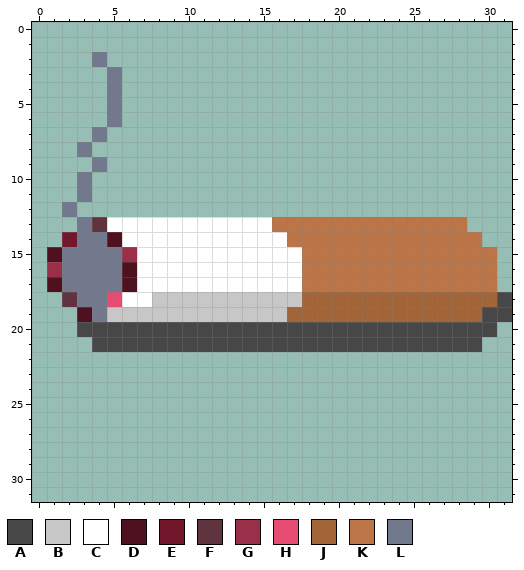
Pixel-art file -- aseprite/cigarette.aseprite. That is the earlier state.
32x32 pixels, 1 frame.
Palette (. is transparent): A #474747  B #c7c7c7  C #ffffff  D #4f101f  E #73172d  F #5f343e  G #992f48  H #e64c71  J #a16538  K #bb7547  L #73798c
Pixels before, first column x 1:
 2 ...L...........................
 3 ....L..........................
 4 ....L..........................
 5 ....L..........................
 6 ....L..........................
 7 ...L...........................
 8 ..L............................
 9 ...L...........................
10 ..L............................
11 ..L............................
12 .L.............................
13 ..LFCCCCCCCCCCCKKKKKKKKKKKKK...
14 .ELLDCCCCCCCCCCCKKKKKKKKKKKKK..
15 DLLLLGCCCCCCCCCCCKKKKKKKKKKKKK.
16 GLLLLDCCCCCCCCCCCKKKKKKKKKKKKK.
17 DLLLLDCCCCCCCCCCCKKKKKKKKKKKKK.
18 .FLLHCCBBBBBBBBBBJJJJJJJJJJJJJA
19 ..DLBBBBBBBBBBBBJJJJJJJJJJJJJAA
20 ..AAAAAAAAAAAAAAAAAAAAAAAAAAAA.
21 ...AAAAAAAAAAAAAAAAAAAAAAAAAA..
And afterwards:
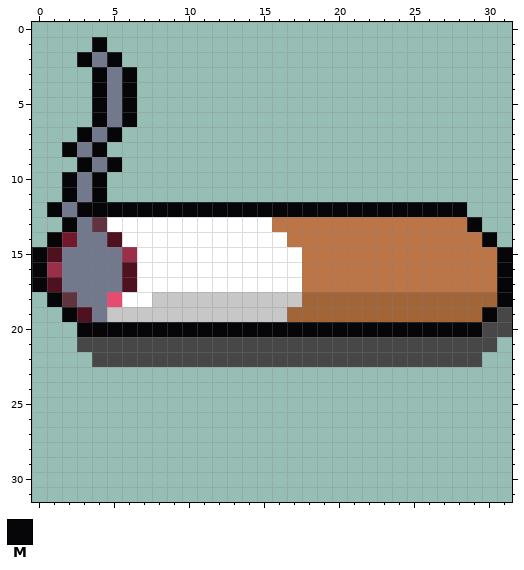
Colours new in this view: M #060608
Edits made:
{"change": "layer \"shadow\" added"}
{"where": "layers \"Layer 1\", \"shadow\""}
{"y":1,"x":4,"old":".","new":"M"}
{"y":2,"x":3,"old":".","new":"M"}
{"y":2,"x":5,"old":".","new":"M"}
{"y":3,"x":4,"old":".","new":"M"}
{"y":3,"x":6,"old":".","new":"M"}
{"y":4,"x":4,"old":".","new":"M"}
{"y":4,"x":6,"old":".","new":"M"}
{"y":5,"x":4,"old":".","new":"M"}
{"y":5,"x":6,"old":".","new":"M"}
{"y":6,"x":4,"old":".","new":"M"}
{"y":6,"x":6,"old":".","new":"M"}
{"y":7,"x":3,"old":".","new":"M"}
{"y":7,"x":5,"old":".","new":"M"}
{"y":8,"x":2,"old":".","new":"M"}
{"y":8,"x":4,"old":".","new":"M"}
{"y":9,"x":3,"old":".","new":"M"}
{"y":9,"x":5,"old":".","new":"M"}
{"y":10,"x":2,"old":".","new":"M"}
{"y":10,"x":4,"old":".","new":"M"}
{"y":11,"x":2,"old":".","new":"M"}
{"y":11,"x":4,"old":".","new":"M"}
{"y":12,"x":1,"old":".","new":"M"}
{"y":12,"x":3,"old":"..........................","new":"MMMMMMMMMMMMMMMMMMMMMMMMMM"}
{"y":13,"x":2,"old":".","new":"M"}
{"y":13,"x":29,"old":".","new":"M"}
{"y":14,"x":1,"old":".","new":"M"}
{"y":14,"x":30,"old":".","new":"M"}
{"y":15,"x":0,"old":".","new":"M"}
{"y":15,"x":31,"old":".","new":"M"}
{"y":16,"x":0,"old":".","new":"M"}
{"y":16,"x":31,"old":".","new":"M"}
{"y":17,"x":0,"old":".","new":"M"}
{"y":17,"x":31,"old":".","new":"M"}
{"y":18,"x":1,"old":".","new":"M"}
{"y":18,"x":31,"old":"A","new":"M"}
{"y":19,"x":2,"old":".","new":"M"}
{"y":19,"x":30,"old":"A","new":"M"}
{"y":20,"x":3,"old":"AAAAAAAAAAAAAAAAAAAAAAAAAAA","new":"MMMMMMMMMMMMMMMMMMMMMMMMMMM"}
{"y":20,"x":31,"old":".","new":"A"}
{"y":21,"x":3,"old":".","new":"A"}
{"y":21,"x":30,"old":".","new":"A"}
{"y":22,"x":4,"old":"..........................","new":"AAAAAAAAAAAAAAAAAAAAAAAAAA"}
